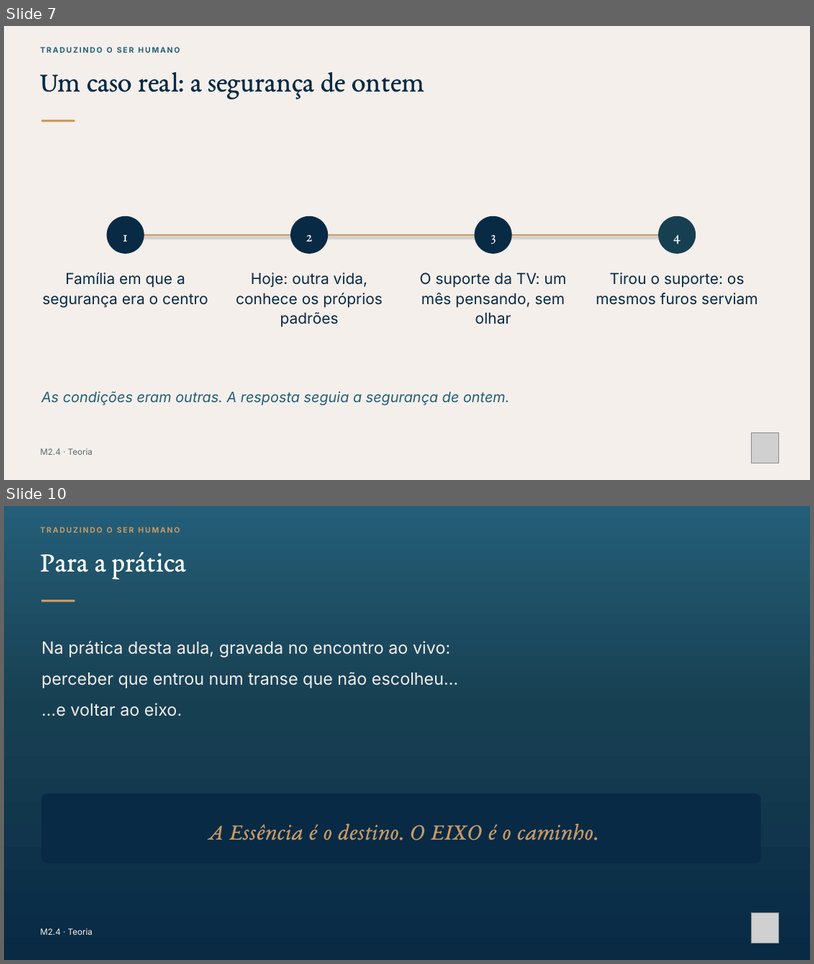
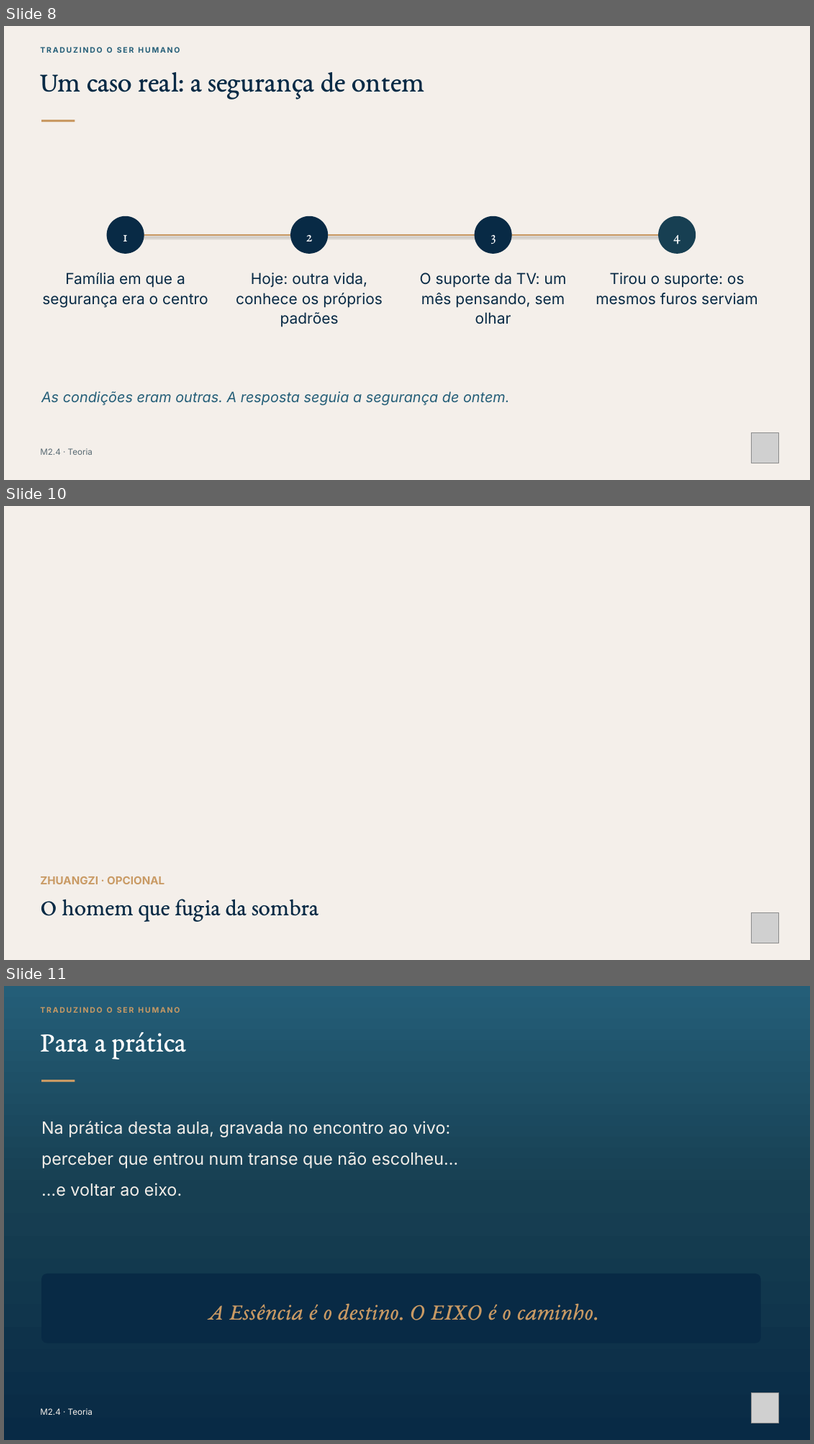
Before and after one commit to fabianodeliberalli/base-cognitiva-vault, a slide deck: 70 - Produções/Cursos/Curso - Nome Provisório/Materiais/Módulo 2/Slides de gravação 29-11/TSH · M2.4 · Teoria · O que mantém a repetição de uma resposta.pptx. Shown one above the other, each under a label of ours: slides 7 and 10 before the commit, slides 8, 10 and 11 after it; the slides between them are not shown. The pictures are 814x964 and 814x1444 pixels, drawn with LibreOffice and Linux fonts; fonts in the diff are those of the drawing; grey boxes stand for pictures; background and template pictures are left out. Boxes give left, top, right and bottom in pixels: in the first picture for what was removed or moved away, otherwise in the second. Text is boxed around its words. In the diff, an @@ line names an element or a change of style, - is before the commit and + after.

```diff
--- a/70 - Produções/Cursos/Curso - Nome Provisório/Materiais/Módulo 2/Slides de gravação 29-11/TSH · M2.4 · Teoria · O que mantém a repetição de uma resposta.pptx
+++ b/70 - Produções/Cursos/Curso - Nome Provisório/Materiais/Módulo 2/Slides de gravação 29-11/TSH · M2.4 · Teoria · O que mantém a repetição de uma resposta.pptx
@@ slide 10 added at (x1=4, y1=506, x2=810, y2=960), background picture (left out) @@
@@ text added at (x1=40, y1=876, x2=165, y2=884), 13 pt, text #C99A64, bold @@
+ZHUANGZI · OPCIONAL
@@ text added at (x1=40, y1=898, x2=319, y2=921), 28 pt, text #082A45 @@
+O homem que fugia da sombra
@@ picture added at (x1=751, y1=913, x2=779, y2=943) @@
@@ what was slide 7 is now slide 8 @@
@@ what was slide 10 is now slide 11 @@
```
Also in this commit, not shown: 1 slide changed, 1 other slide added, 1 slide removed, 23 other files.
